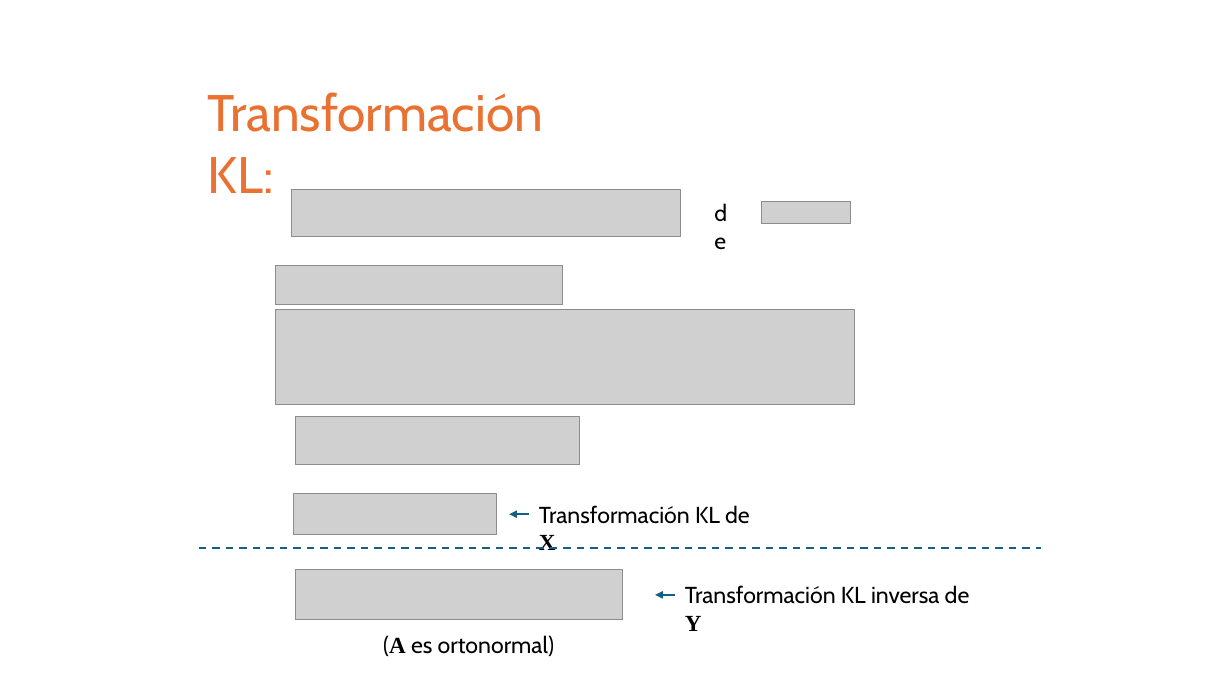
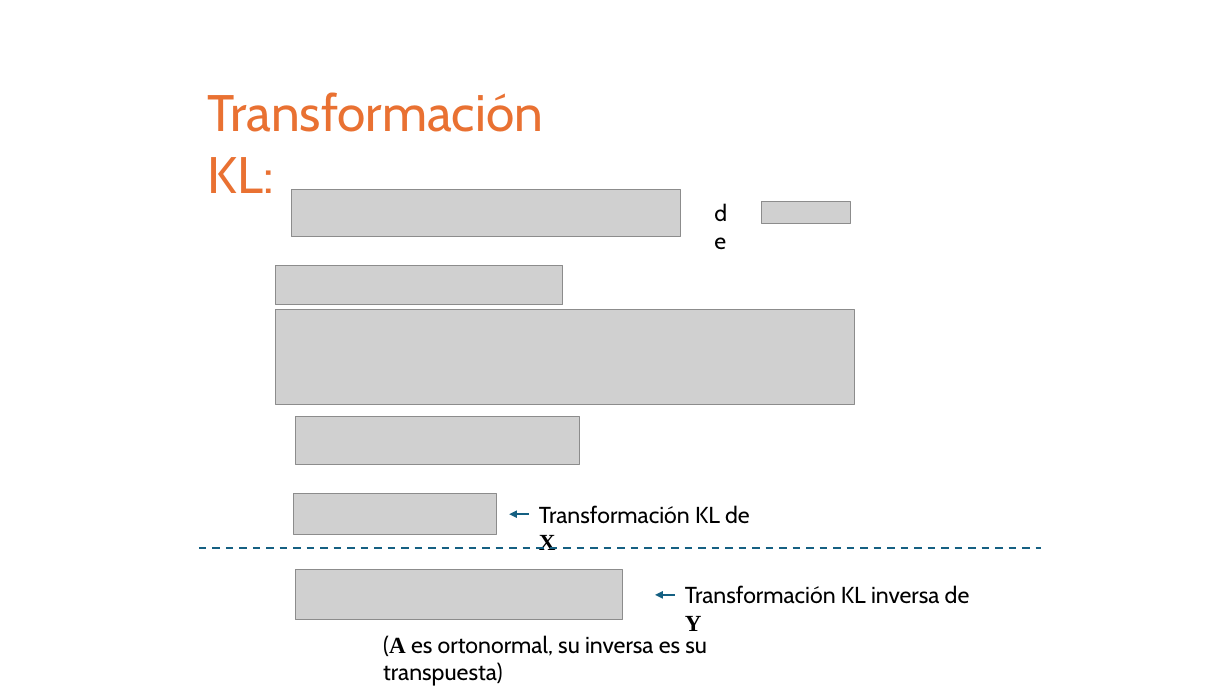
Before and after one commit to domingomery/patrones, a slide deck: slide 24 of clases/Cap03_Seleccion_de_Caracteristicas/presentations/PAT03_TransformacionCaracteristicas.pptx (slide 17 before the commit). Drawn at 1232x693 pixels with LibreOffice and Linux fonts; fonts in the diff are those of the drawing; grey boxes stand for pictures. Boxes give left, top, right and bottom in pixels: in the first picture for what was removed or moved away, otherwise in the second. Text is boxed around its words. In the diff, an @@ line names an element or a change of style, - is before the commit and + after.

```diff
--- a/clases/Cap03_Seleccion_de_Caracteristicas/presentations/PAT03_TransformacionCaracteristicas.pptx
+++ b/clases/Cap03_Seleccion_de_Caracteristicas/presentations/PAT03_TransformacionCaracteristicas.pptx
@@ text at <box>383,635,707,686</box>: text changed @@
-(A es ortonormal)
+(A es ortonormal, su inversa es su transpuesta)
```
Also in this commit, not shown: 8 other slides changed, 7 slides added, 1 other file.
